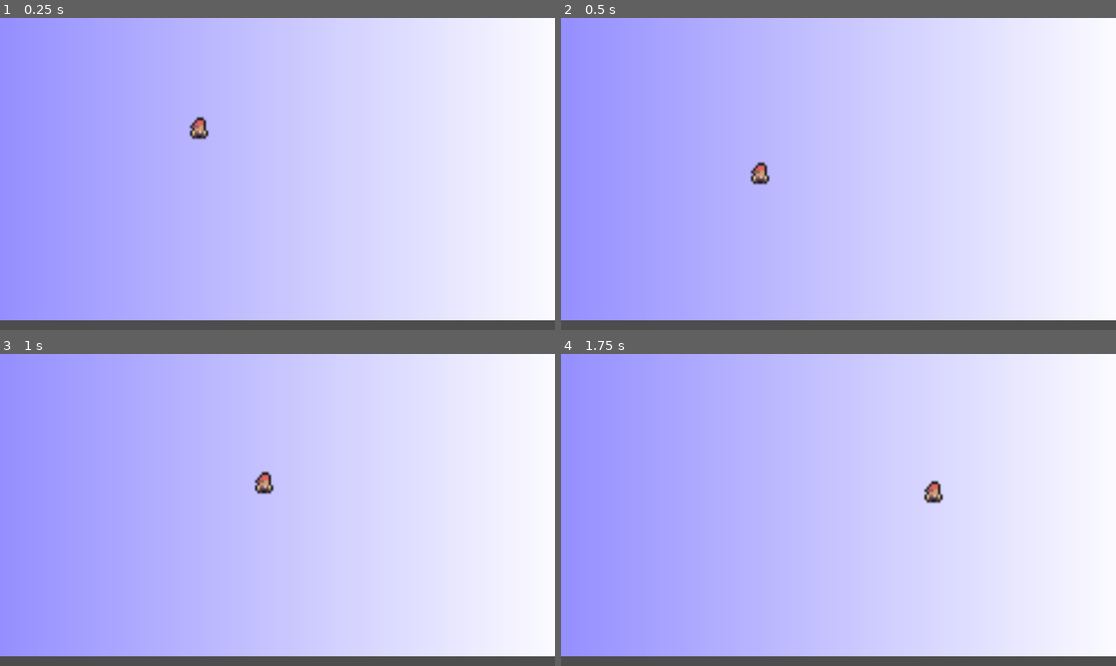
Above: before the commit, frames 1-4 (two rows, left to right).
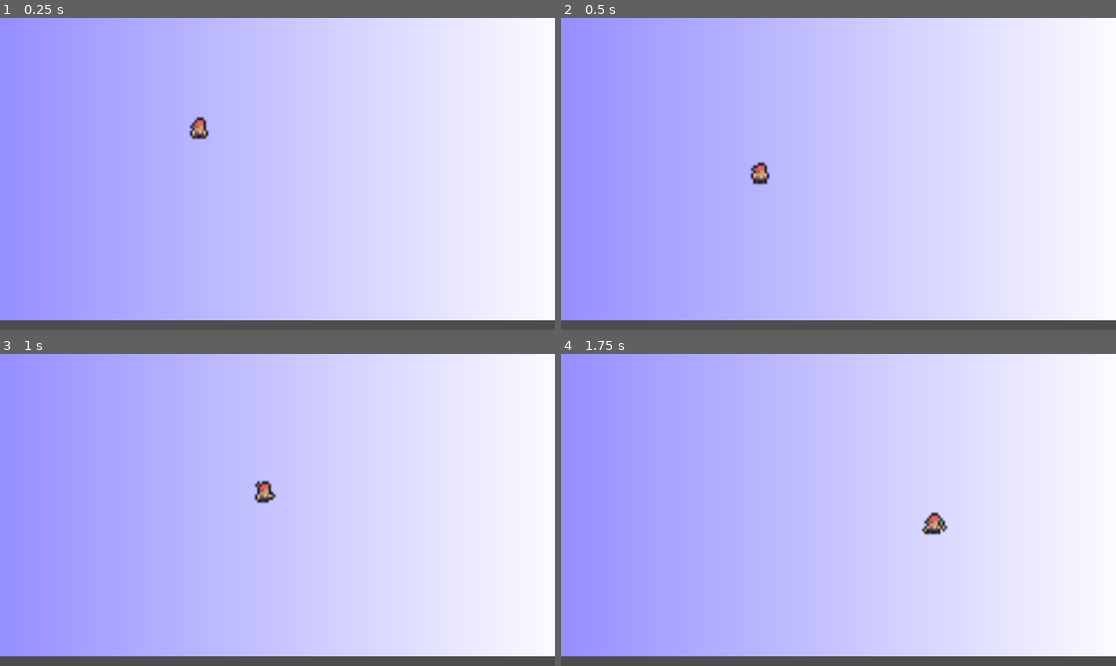
Above: after the commit, the same moments.

Repository: Zoraxis/pirate_game_jam
Game: Godot game, scene res://world/world.tscn
The game is run twice, just before and just after one commit, with the same random seed, the same clock (stepped at 60 frames per second) and the same inputs.
Inputs (mouse positions are in pixels of both pictures, inside the frame that each line leads up to):
- Up to frame 1 (0.25 s): no input
- Up to frame 2 (0.5 s): no input
- Up to frame 3 (1 s): tap Enter (ui_accept) at 0.5, 0.6 s; move the mouse to (399, 494) at 0.52 s; hold Right (ui_right) from 0.53 s (still down); tap Space (move_jump, bound only after the commit) at 0.77 s; tap F (action_change, bound only after the commit) at 0.8 s
- Up to frame 4 (1.75 s): keep holding Right (ui_right); tap Space (move_jump, bound only after the commit) at 1.07, 1.52 s; move the mouse to (727, 525) at 1.27 s; tap F (action_change, bound only after the commit) at 1.35 s; click (727, 525) at 1.55 s

Frame 1 is identical in both runs. In frame 2, less than 0.1% of the frame differs, in the area x 34-38%, y 46-53%; in frame 3, 0.3%; in frame 4, 0.5%, in the area x 64-70%, y 40-59%.

Commit message:
basic character animation

Diff:
--- a/player/CharacterBody2D.gd
+++ b/player/CharacterBody2D.gd
@@ -1,12 +1,26 @@
 extends CharacterBody2D
-
 
 const SPEED = 300.0
 const JUMP_VELOCITY = -400.0
+const WEAPONS_COUNT = 2
+
+var active_weapon = 0
+var weapon_playing = false;
 
 # Get the gravity from the project settings to be synced with RigidBody nodes.
 var gravity = ProjectSettings.get_setting("physics/2d/default_gravity")
 
+
+func _process(delta):
+	if Input.is_action_just_pressed("action_shoot"):
+		if active_weapon == 0:
+			changeAnimation("melee")
+		if active_weapon == 1:
+			changeAnimation("shoot")
+		weapon_playing = true;
+
+	if Input.is_action_just_pressed("action_change"):
+		active_weapon = (active_weapon + 1) % WEAPONS_COUNT
 
 func _physics_process(delta):
 	# Add the gravity.
@@ -14,15 +28,31 @@
 		velocity.y += gravity * delta
 
 	# Handle jump.
-	if Input.is_action_just_pressed("ui_accept") and is_on_floor():
+	if Input.is_action_just_pressed("move_jump") and is_on_floor():
 		velocity.y = JUMP_VELOCITY
 
 	# Get the input direction and handle the movement/deceleration.
 	# As good practice, you should replace UI actions with custom gameplay actions.
-	var direction = Input.get_axis("ui_left", "ui_right")
+	var direction = Input.get_axis("move_left", "move_right")
 	if direction:
 		velocity.x = direction * SPEED
+		changeAnimation("run")
+		$AnimatedSprite2D.flip_h = velocity.x < 0;
 	else:
+		changeAnimation("idle")
 		velocity.x = move_toward(velocity.x, 0, SPEED)
 
 	move_and_slide()
+
+func changeAnimation(name):
+	if not weapon_playing:
+		$AnimatedSprite2D.play(name)
+
+func _on_animated_sprite_2d_animation_finished():
+	if weapon_playing:
+		weapon_playing = false;
+
+
+func _on_animated_sprite_2d_animation_looped():
+	if weapon_playing:
+		weapon_playing = false;
--- a/player/player.tscn
+++ b/player/player.tscn
@@ -18,3 +18,6 @@
 scale = Vector2(0.0468752, 0.0546874)
 sprite_frames = ExtResource("2_yiows")
 animation = &"idle"
+
+[connection signal="animation_finished" from="AnimatedSprite2D" to="." method="_on_animated_sprite_2d_animation_finished"]
+[connection signal="animation_looped" from="AnimatedSprite2D" to="." method="_on_animated_sprite_2d_animation_looped"]
--- a/project.godot
+++ b/project.godot
@@ -13,3 +13,36 @@
 config/name="pirate game jam"
 run/main_scene="res://world/world.tscn"
 config/features=PackedStringArray("4.2", "Forward Plus")
+
+[input]
+
+move_left={
+"deadzone": 0.5,
+"events": [Object(InputEventKey,"resource_local_to_scene":false,"resource_name":"","device":-1,"window_id":0,"alt_pressed":false,"shift_pressed":false,"ctrl_pressed":false,"meta_pressed":false,"pressed":false,"keycode":0,"physical_keycode":65,"key_label":0,"unicode":97,"echo":false,"script":null)
+, Object(InputEventKey,"resource_local_to_scene":false,"resource_name":"","device":-1,"window_id":0,"alt_pressed":false,"shift_pressed":false,"ctrl_pressed":false,"meta_pressed":false,"pressed":false,"keycode":0,"physical_keycode":4194319,"key_label":0,"unicode":0,"echo":false,"script":null)
+, Object(InputEventJoypadMotion,"resource_local_to_scene":false,"resource_name":"","device":-1,"axis":0,"axis_value":-1.0,"script":null)
+]
+}
+move_right={
+"deadzone": 0.5,
+"events": [Object(InputEventKey,"resource_local_to_scene":false,"resource_name":"","device":-1,"window_id":0,"alt_pressed":false,"shift_pressed":false,"ctrl_pressed":false,"meta_pressed":false,"pressed":false,"keycode":0,"physical_keycode":68,"key_label":0,"unicode":100,"echo":false,"script":null)
+, Object(InputEventKey,"resource_local_to_scene":false,"resource_name":"","device":-1,"window_id":0,"alt_pressed":false,"shift_pressed":false,"ctrl_pressed":false,"meta_pressed":false,"pressed":false,"keycode":0,"physical_keycode":4194321,"key_label":0,"unicode":0,"echo":false,"script":null)
+, Object(InputEventJoypadMotion,"resource_local_to_scene":false,"resource_name":"","device":-1,"axis":0,"axis_value":1.0,"script":null)
+]
+}
+move_jump={
+"deadzone": 0.5,
+"events": [Object(InputEventKey,"resource_local_to_scene":false,"resource_name":"","device":-1,"window_id":0,"alt_pressed":false,"shift_pressed":false,"ctrl_pressed":false,"meta_pressed":false,"pressed":false,"keycode":0,"physical_keycode":32,"key_label":0,"unicode":32,"echo":false,"script":null)
+, Object(InputEventKey,"resource_local_to_scene":false,"resource_name":"","device":-1,"window_id":0,"alt_pressed":false,"shift_pressed":false,"ctrl_pressed":false,"meta_pressed":false,"pressed":false,"keycode":0,"physical_keycode":4194320,"key_label":0,"unicode":0,"echo":false,"script":null)
+]
+}
+action_shoot={
+"deadzone": 0.5,
+"events": [Object(InputEventMouseButton,"resource_local_to_scene":false,"resource_name":"","device":-1,"window_id":0,"alt_pressed":false,"shift_pressed":false,"ctrl_pressed":false,"meta_pressed":false,"button_mask":0,"position":Vector2(0, 0),"global_position":Vector2(0, 0),"factor":1.0,"button_index":1,"canceled":false,"pressed":false,"double_click":false,"script":null)
+]
+}
+action_change={
+"deadzone": 0.5,
+"events": [Object(InputEventKey,"resource_local_to_scene":false,"resource_name":"","device":-1,"window_id":0,"alt_pressed":false,"shift_pressed":false,"ctrl_pressed":false,"meta_pressed":false,"pressed":false,"keycode":0,"physical_keycode":70,"key_label":0,"unicode":102,"echo":false,"script":null)
+]
+}
